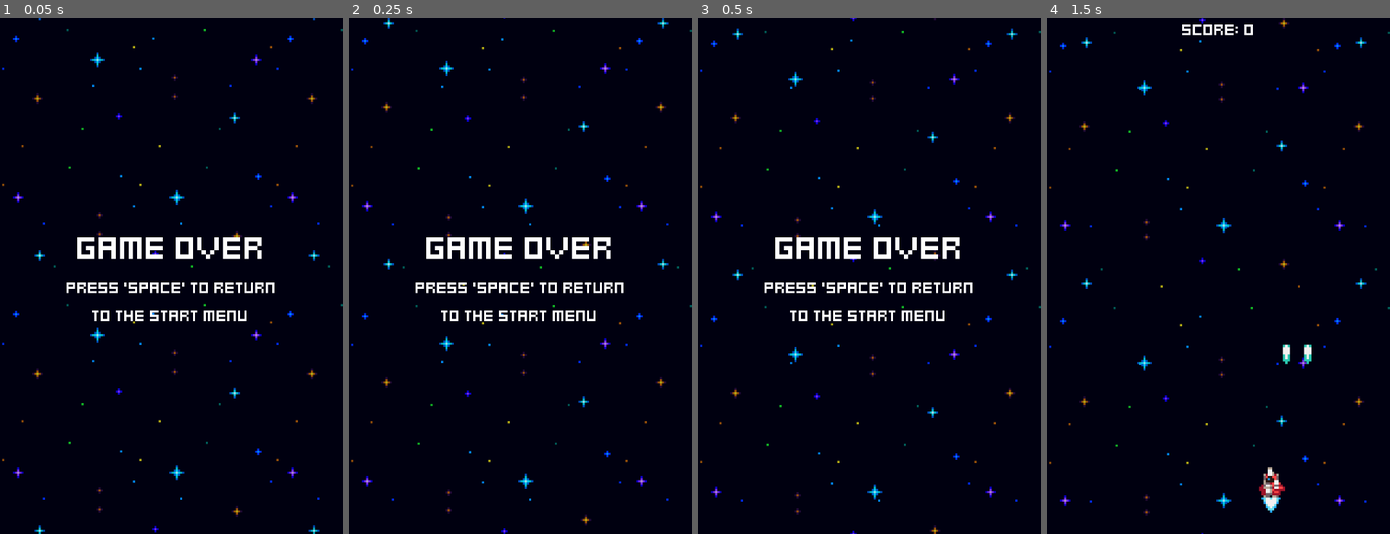
Above: before the commit, frames 1-4 (left to right).
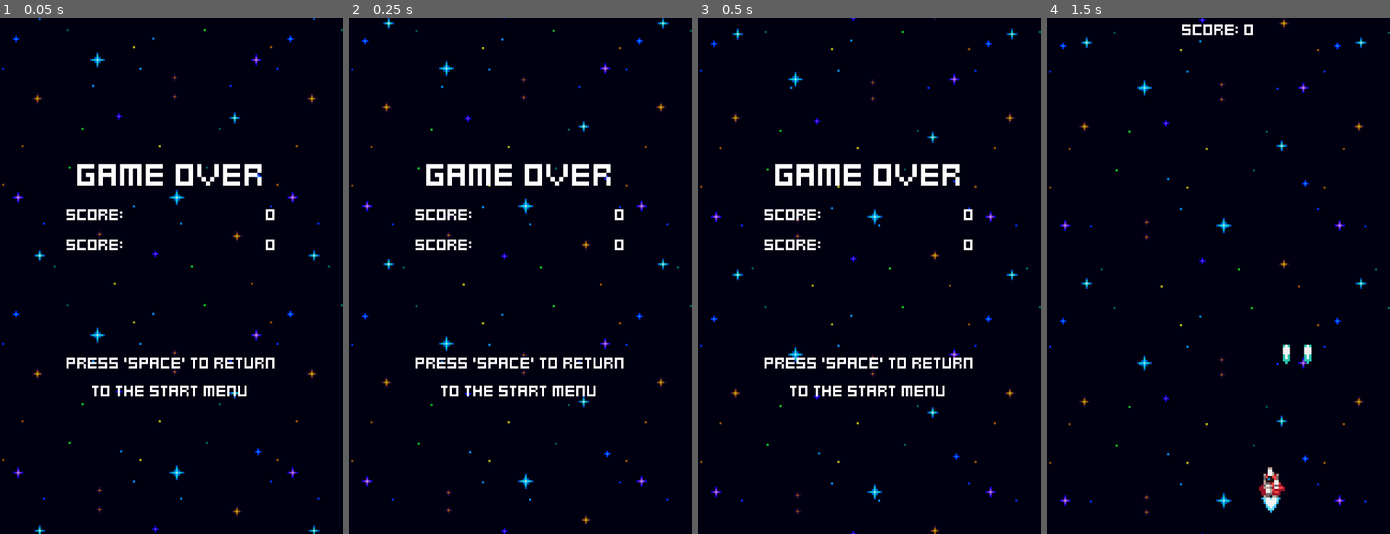
Above: after the commit, the same moments.

Repository: Nicolasult/HeartbeastShooter
Game: Godot game, scene res://menus/game_over.tscn
The game is run twice, just before and just after one commit, with the same random seed, the same clock (stepped at 60 frames per second) and the same inputs. This scene is started directly instead of the project's main scene.
Inputs:
- Up to frame 1 (0.05 s): no input
- Up to frame 2 (0.25 s): no input
- Up to frame 3 (0.5 s): no input
- Up to frame 4 (1.5 s): tap Space at 0.5 s; hold Right (ui_right) 0.53-1.28 s; tap Enter (ui_accept) at 0.77 s; hold Left (ui_left) from 1.28 s (still down)

The runs differ from the first frame. In frame 1, 5.1% of the frame differs, in the area x 19-81%, y 28-74%; in frame 2, 5.1%; in frame 3, 5.1%; in frame 4, nothing differs.

Commit message:
score and highscore display setup

Diff:
--- a/menus/game_over.tscn
+++ b/menus/game_over.tscn
@@ -7,6 +7,14 @@
 
 [sub_resource type="LabelSettings" id="LabelSettings_kwtkc"]
 font = ExtResource("2_hl86a")
+
+[sub_resource type="LabelSettings" id="LabelSettings_hl86a"]
+font = ExtResource("3_a6cs8")
+font_size = 8
+
+[sub_resource type="LabelSettings" id="LabelSettings_a6cs8"]
+font = ExtResource("3_a6cs8")
+font_size = 8
 
 [sub_resource type="LabelSettings" id="LabelSettings_mgyup"]
 font = ExtResource("3_a6cs8")
@@ -40,9 +48,41 @@
 label_settings = SubResource("LabelSettings_kwtkc")
 horizontal_alignment = 1
 
+[node name="ScoreHBoxContainer" type="HBoxContainer" parent="CenterContainer/VBoxContainer"]
+layout_mode = 2
+
+[node name="ScoreLabel" type="Label" parent="CenterContainer/VBoxContainer/ScoreHBoxContainer"]
+layout_mode = 2
+size_flags_horizontal = 3
+text = "score:"
+label_settings = SubResource("LabelSettings_hl86a")
+
+[node name="ScoreValue" type="Label" parent="CenterContainer/VBoxContainer/ScoreHBoxContainer"]
+layout_mode = 2
+text = "0"
+label_settings = SubResource("LabelSettings_a6cs8")
+
+[node name="HighscoreHBoxContainer2" type="HBoxContainer" parent="CenterContainer/VBoxContainer"]
+layout_mode = 2
+
+[node name="HighscoreLabel" type="Label" parent="CenterContainer/VBoxContainer/HighscoreHBoxContainer2"]
+layout_mode = 2
+size_flags_horizontal = 3
+text = "score:"
+label_settings = SubResource("LabelSettings_hl86a")
+
+[node name="HighscoreValue" type="Label" parent="CenterContainer/VBoxContainer/HighscoreHBoxContainer2"]
+layout_mode = 2
+text = "0"
+label_settings = SubResource("LabelSettings_a6cs8")
+
 [node name="MenuLabel" type="Label" parent="CenterContainer/VBoxContainer"]
+custom_minimum_size = Vector2(0, 64)
 layout_mode = 2
+size_flags_horizontal = 4
+size_flags_vertical = 8
 text = "Press 'Space' to return
 to the Start Menu"
 label_settings = SubResource("LabelSettings_mgyup")
 horizontal_alignment = 1
+vertical_alignment = 2
Not shown: 1 places in menus/game_over.tscn that only renumber resources
